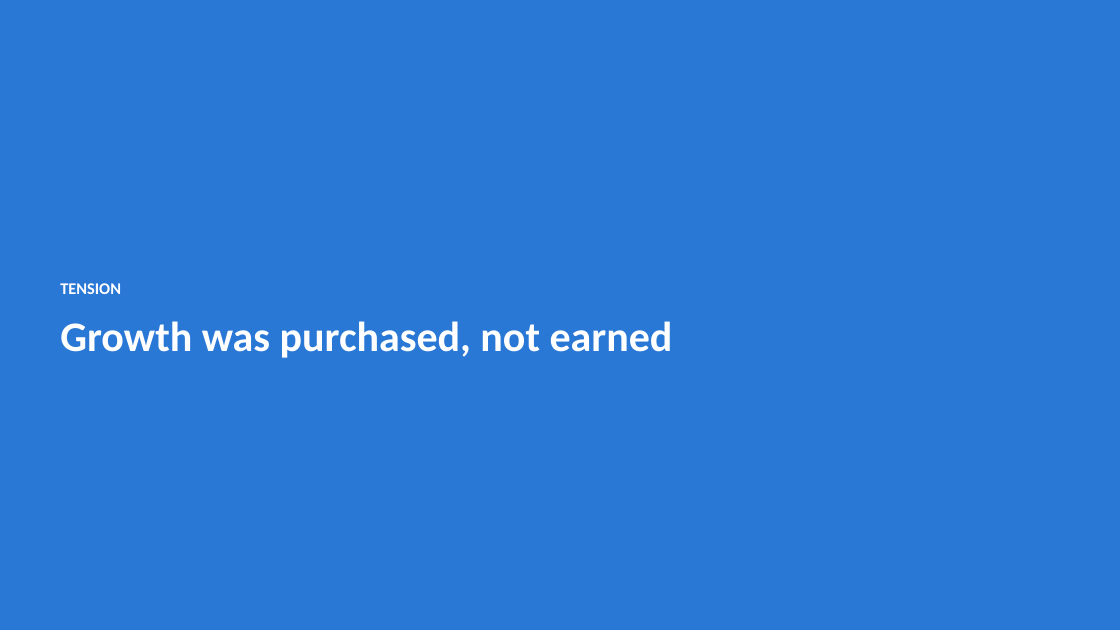
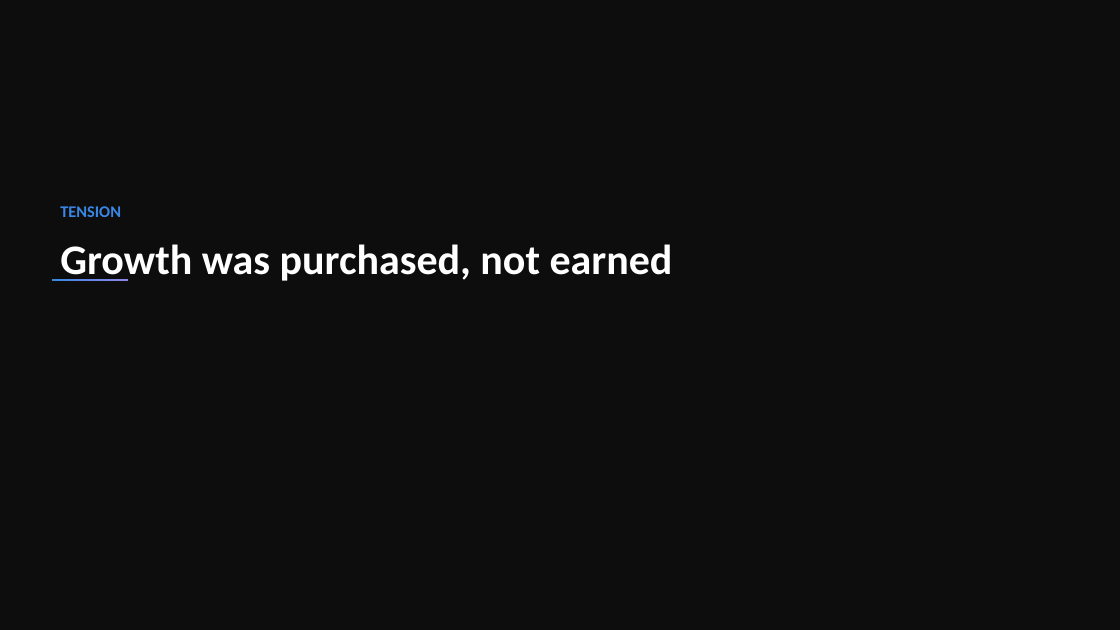
Before and after one commit to saint2706/AuroraCart-Case-Study, a slide deck: slide 4 of deliverables/AuroraCart_Executive_Story.pptx. Drawn at 1120x630 pixels with LibreOffice and Linux fonts; fonts in the diff are those of the drawing. Boxes give left, top, right and bottom in pixels: in the first picture for what was removed or moved away, otherwise in the second. Text is boxed around its words. In the diff, an @@ line names an element or a change of style, - is before the commit and + after.

```diff
--- a/deliverables/AuroraCart_Executive_Story.pptx
+++ b/deliverables/AuroraCart_Executive_Story.pptx
@@ background #2A78D6 to #0D0D0D @@
@@ text "TENSION": place and size @@
-text "TENSION" at [60,283,673,358]
+text "TENSION" at [60,206,673,281]
@@ text "TENSION" at [60,206,673,281]: vertical alignment middle to top @@
@@ text at [60,206,121,217]: text colour #FFFFFF to #3987E5 in "TENSION" @@
@@ rectangle added at [52,279,128,281], fill gradient #3987E5 to #9085E9 @@
```
Also in this commit, not shown: 16 other slides changed, 25 other files.
